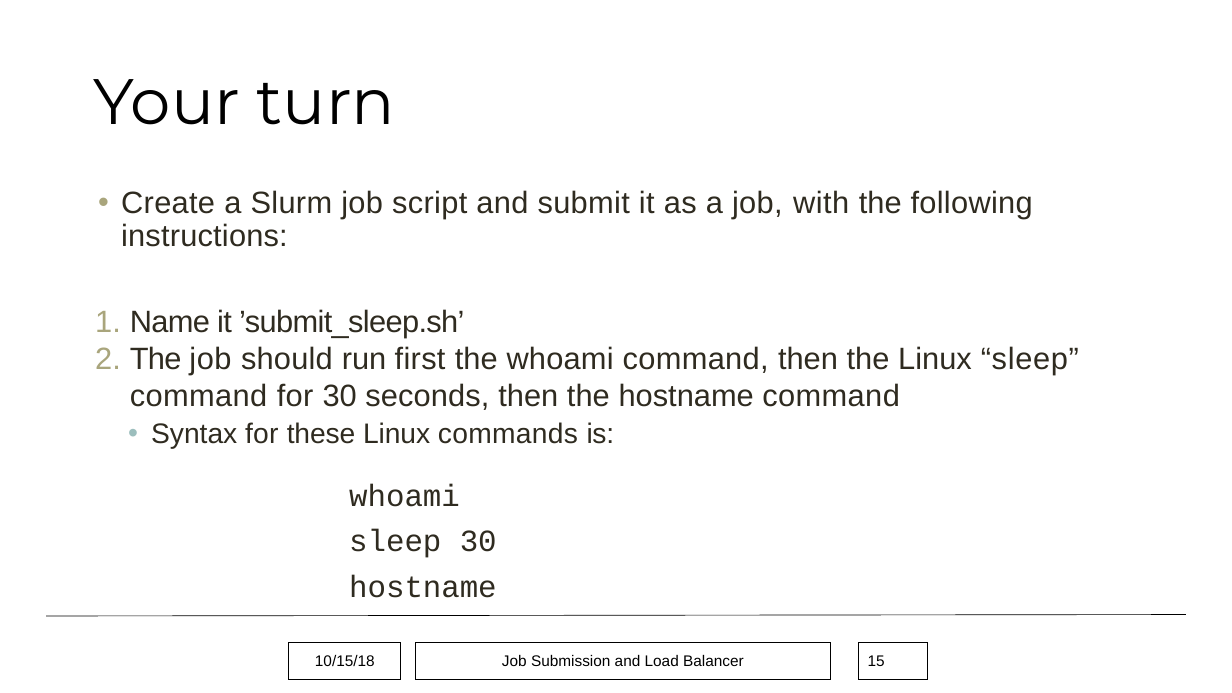
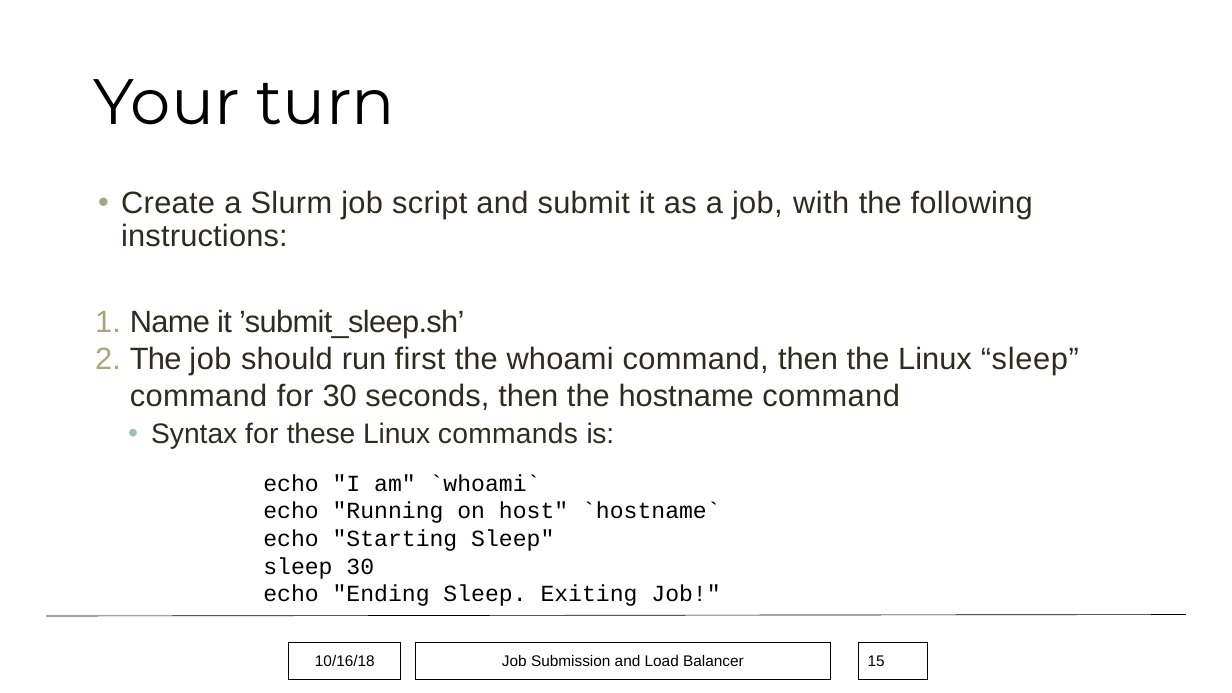
Before and after one commit to monaghaa/HPC_Short_Course_Fall_2018, a slide deck: slide 15 of Job_Submission/hpc_job_submission_Fall2018.pptx. Drawn at 1232x693 pixels with LibreOffice and Linux fonts; fonts in the diff are those of the drawing; background and template pictures are left out. Boxes give left, top, right and bottom in pixels: in the first picture for what was removed or moved away, otherwise in the second. Text is boxed around its words. In the diff, an @@ line names an element or a change of style, - is before the commit and + after.

```diff
--- a/Job_Submission/hpc_job_submission_Fall2018.pptx
+++ b/Job_Submission/hpc_job_submission_Fall2018.pptx
@@ text at (x1=263, y1=474, x2=721, y2=551): text changed; size 24 to 18 pt; text colour #2F2B20 to #000000 @@
-whoami
+echo "I am" `whoami`
+echo "Running on host" `hostname`
+echo "Starting Sleep"
@@ text "echo "I am" `whoami`" moved from (x1=349, y1=483, x2=497, y2=598) to (x1=263, y1=474, x2=721, y2=606) @@
@@ text at (x1=263, y1=557, x2=374, y2=579): size 24 to 18 pt, text colour #2F2B20 to #000000, letter spacing -0.1 to 0 pt in "sleep 30"; indent changed; line spacing 1.2 to 1; less space between paragraphs @@
@@ text at (x1=263, y1=585, x2=720, y2=606): text changed; size 24 to 18 pt; text colour #2F2B20 to #000000 @@
-hostname
+echo "Ending Sleep. Exiting Job!"
@@ text in rectangle at (x1=315, y1=655, x2=375, y2=666): text changed @@
-10/15/18
+10/16/18
```
Also in this commit, not shown: 3 other slides changed, 3 other files.
